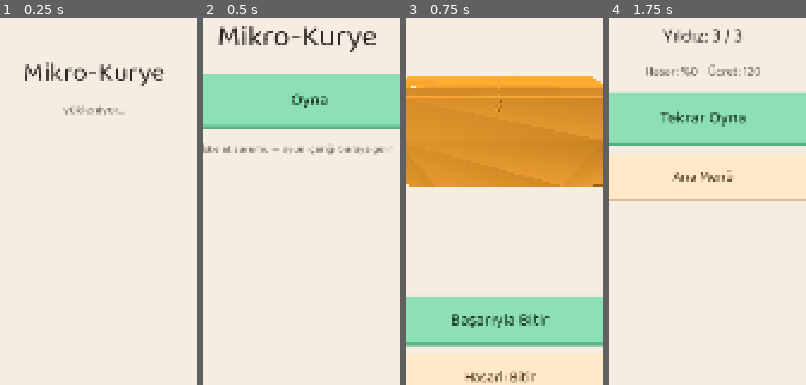
Above: before the commit, frames 1-4 (left to right).
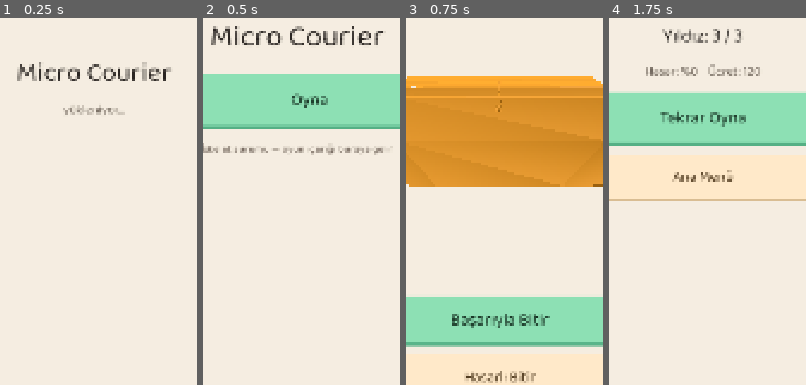
Above: after the commit, the same moments.

Repository: alperAygor/godot-games
Game: Godot game, scene res://scenes/Boot.tscn
Two runs of this game, one before a commit and one after it. Both use one fixed random seed, a clock stepped at 60 frames per second and the inputs below.
Inputs:
- Up to frame 1 (0.25 s): no input
- Up to frame 2 (0.5 s): no input
- Up to frame 3 (0.75 s): click "Oyna" at 0.5 s
- Up to frame 4 (1.75 s): click "Başarıyla Bitir" at 1.25 s
The pictures show only the part of the screen within x 26-76%, y 40-90%; the shares and areas given below are measured in that part.

The runs differ from the first frame. In frame 1, 2.2% of the frame differs, in the area x 8-87%, y 11-19%; in frame 2, 2.6%, in the area x 4-92%, y 2-10%; in frame 3, nothing differs; in frame 4, nothing differs.
Error in both runs: Trying to assign value of type 'Node3D' to a variable of type 'MeshInstance3D'. (res://scripts/ui/game.gd:6)

Commit message:
docs(MikroKurye): kararlar işlendi (ad Micro Courier, Wallet, MVP modülü Şok Jeli)
Co-Authored-By: Claude Sonnet 5.5 <noreply@anthropic.com>

Diff:
--- a/MikroKurye/project.godot
+++ b/MikroKurye/project.godot
@@ -1,11 +1,11 @@
-; Mikro-Kurye — studio-kit iskeleti.
+; Micro Courier — studio-kit iskeleti.
 ; Yeni oyun: new_game.sh bu dosyadaki adı/sürümü değiştirir.
 
 config_version=5
 
 [application]
 
-config/name="Mikro-Kurye"
+config/name="Micro Courier"
 config/version="0.1.0"
 run/main_scene="res://scenes/Boot.tscn"
 config/features=PackedStringArray("4.7", "Mobile")
--- a/MikroKurye/scenes/Boot.tscn
+++ b/MikroKurye/scenes/Boot.tscn
@@ -36,7 +36,7 @@
 [node name="Title" type="Label" parent="Center/Column"]
 layout_mode = 2
 theme_override_font_sizes/font_size = 64
-text = "Mikro-Kurye"
+text = "Micro Courier"
 horizontal_alignment = 1
 
 [node name="Sub" type="Label" parent="Center/Column"]
--- a/MikroKurye/scenes/Menu.tscn
+++ b/MikroKurye/scenes/Menu.tscn
@@ -36,7 +36,7 @@
 [node name="Title" type="Label" parent="Center/Column"]
 layout_mode = 2
 theme_override_font_sizes/font_size = 72
-text = "Mikro-Kurye"
+text = "Micro Courier"
 horizontal_alignment = 1
 
 [node name="PlayButton" type="Button" parent="Center/Column"]
Not shown, changed: MikroKurye/ARCHITECTURE.md
Not shown, changed: MikroKurye/CLAUDE.md
Not shown, changed: MikroKurye/PROJECT_SPEC.md
Not shown, changed: MikroKurye/TASKS.md
